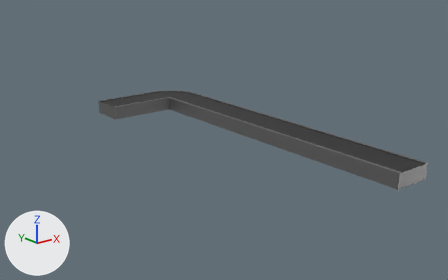
Before and after pictures for a commit that changed the OBJ model Items/Models/conveyor.obj.
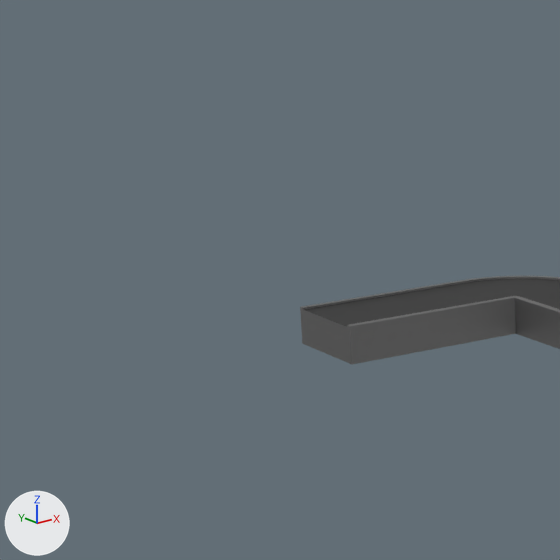
Each version appears first whole from a 50 mm camera at (-41.9, -40.6, 15.1) aimed at (-13.2, -4.7, 0.8), and next in a close-up on the part from 0% to 41% of the width and 0% to 66% of the height. The axes (+X, +Y, +Z) are drawn at lower left. The lights are the same throughout. Where no turn or scale is listed for an object, it has been applied to the vertices.

Script lines for the objects in view, before the commit:
```python
me_conveyor = bpy.data.meshes.new('Conveyor')
me_conveyor.from_pydata(...)  # 240 vertices, 476 faces; spans x -15.5..-6.5, y -18.3..11.3, z 0.0..1.2
# faces by material slot: [28, 448]
me_conveyor.materials.append(mat_material_002)  # black #191919
me_conveyor.materials.append(mat_material_003)  # grey #8d8d8d
ob_conveyor = bpy.data.objects.new('Conveyor', me_conveyor)
ob_conveyor.location = (0.0, 0.0, 0.0)
```
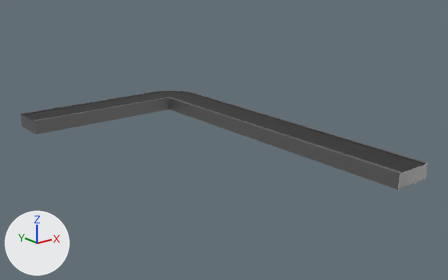
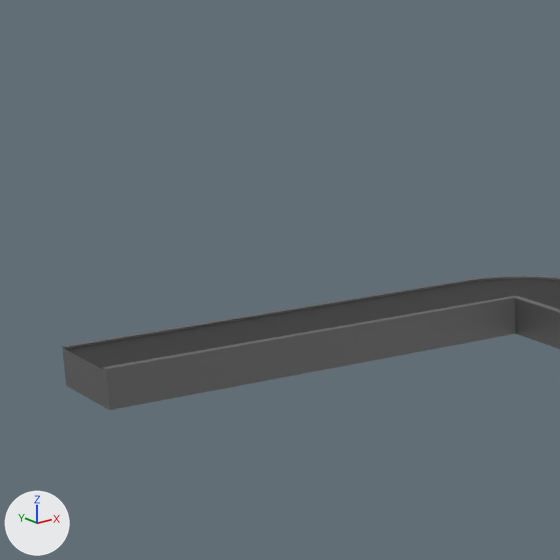
Edits to the bpy script that builds the scene:
```text
Change me_conveyor:
    where me_conveyor.from_pydata(...)  # 240 vertices, 476 faces; spans x -15.5..-6.5, y -18.3..11.3, z 0.0..1.2
    used by ob_conveyor; location = (0.0, 0.0, 0.0)
    me_conveyor part 1: all 16 vertices in x -15.5, y 8.2..11.3, z 0.0..1.2 are moved by (-7.5, 0.0, 0.0)
```

What differs and where, as boxes [x1, y1, x2, y2] in the close-ups (560 x 560 px; the box of a moved part takes in the faces that stretch with it):
'Conveyor', reshaped: before [300, 276, 560, 364]; after [62, 276, 560, 410]
part 1 of me_conveyor, moved or reshaped: before [300, 306, 352, 364]; after [62, 306, 352, 410]
